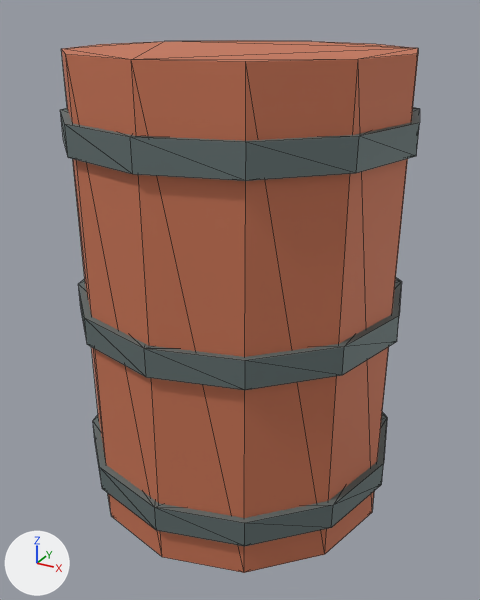
One commit to the glTF model public/models/barrel.glb: the scene before it, then after it.
The view is the same before and after, from a camera (50 mm lens) standing at (0.901, -1.642, 1.453) and looking at (0.011, -0.024, 0.644). Arrows for +X, +Y and +Z are at lower left; the lights stay in place. The older version comes first. Mesh edges are drawn as thin lines. Where no turn or scale is listed for an object, it has been applied to the vertices.

Objects in the first picture: 'DrumBand', 'DrumBand.001', 'DrumBand.002', 'FuelDrum'.
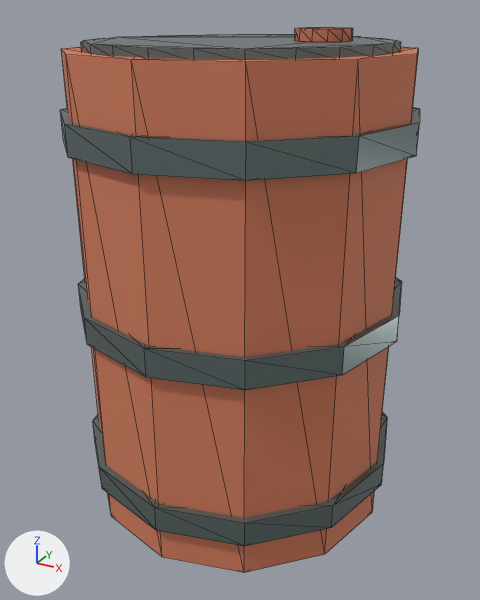
Edits to the scene script, one JSON object a line:
```json
{"op": "set", "path": "mat_gunmetal.metallic", "old": "0.6", "new": "0.65"}
{"op": "set", "path": "mat_gunmetal.roughness", "old": "0.65", "new": "0.35"}
{"op": "set", "path": "mat_fuel.metallic", "old": "0.25", "new": "0.0"}
{"op": "set", "path": "mat_fuel.roughness", "old": "0.65", "new": "0.72"}
{"op": "add", "block": "me_cylinder_055", "code": ["me_cylinder_055 = bpy.data.meshes.new('Cylinder.055')", "me_cylinder_055.from_pydata(...)  # a 24-sided cylinder along z spanning x -0.41..0.41, y -0.41..0.41, z -0.012..0.012", "me_cylinder_055.materials.append(mat_gunmetal)  # grey #768484"]}
{"op": "add", "block": "me_cylinder_056", "code": ["me_cylinder_056 = bpy.data.meshes.new('Cylinder.056')", "me_cylinder_056.from_pydata(...)  # a 12-sided cylinder along z spanning x -0.075..0.075, y -0.075..0.075, z -0.015..0.015", "me_cylinder_056.materials.append(mat_fuel)  # orange #d17c5b"]}
{"op": "add", "block": "ob_detail_recessed_lid", "code": ["ob_detail_recessed_lid = bpy.data.objects.new('Detail recessed lid', me_cylinder_055)", "ob_detail_recessed_lid.location = (0.0, 0.0, 1.363)"]}
{"op": "add", "block": "ob_detail_filler_cap", "code": ["ob_detail_filler_cap = bpy.data.objects.new('Detail filler cap', me_cylinder_056)", "ob_detail_filler_cap.location = (0.2, 0.08, 1.39)"]}
```

Changed parts and their boxes (x1, y1, x2, y2) in the pictures (480 x 600 px):
```json
{"object": "Detail recessed lid", "change": "added", "after": [81, 34, 401, 60]}
{"object": "Detail filler cap", "change": "added", "after": [295, 28, 353, 42], "on screen": "orange"}
```
